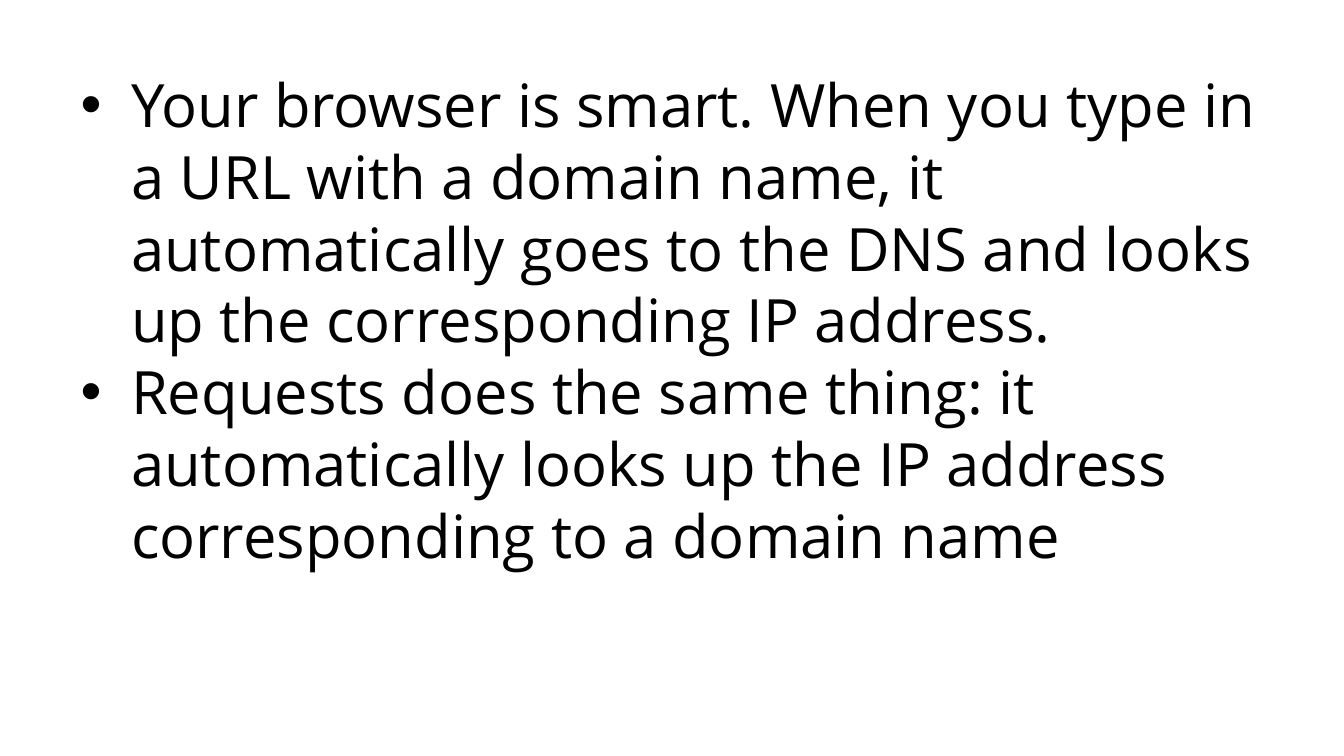
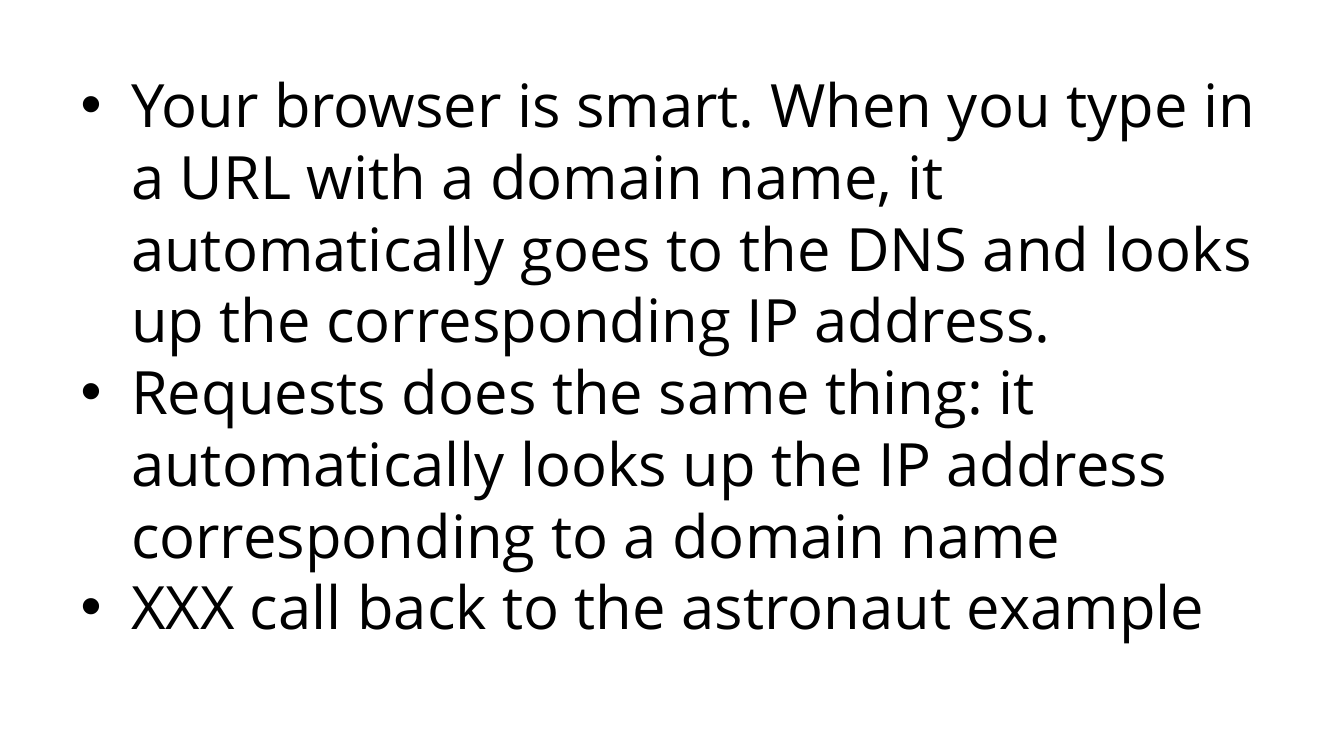
Before and after one commit to grimmelm/ctech404, a slide deck: slide 36 of ctech404/CTECH404_Combined_Slidedeck.pptx. Drawn at 1344x756 pixels with LibreOffice and Linux fonts; fonts in the diff are those of the drawing. Boxes give left, top, right and bottom in pixels: in the first picture for what was removed or moved away, otherwise in the second. Text is boxed around its words. In the diff, an @@ line names an element or a change of style, - is before the commit and + after.

```diff
--- a/ctech404/CTECH404_Combined_Slidedeck.pptx
+++ b/ctech404/CTECH404_Combined_Slidedeck.pptx
@@ text at [131,583,1205,644]: paragraph added @@
+• XXX call back to the astronaut example
```
Also in this commit, not shown: 23 other slides changed, 1 slide added, 2 slides removed.
